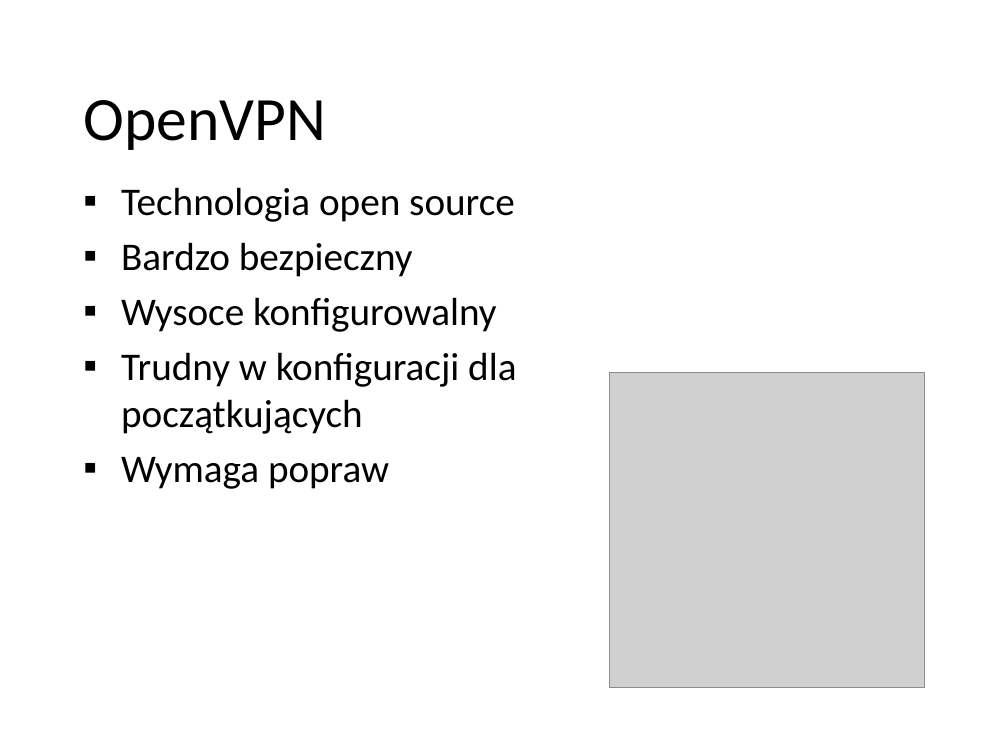
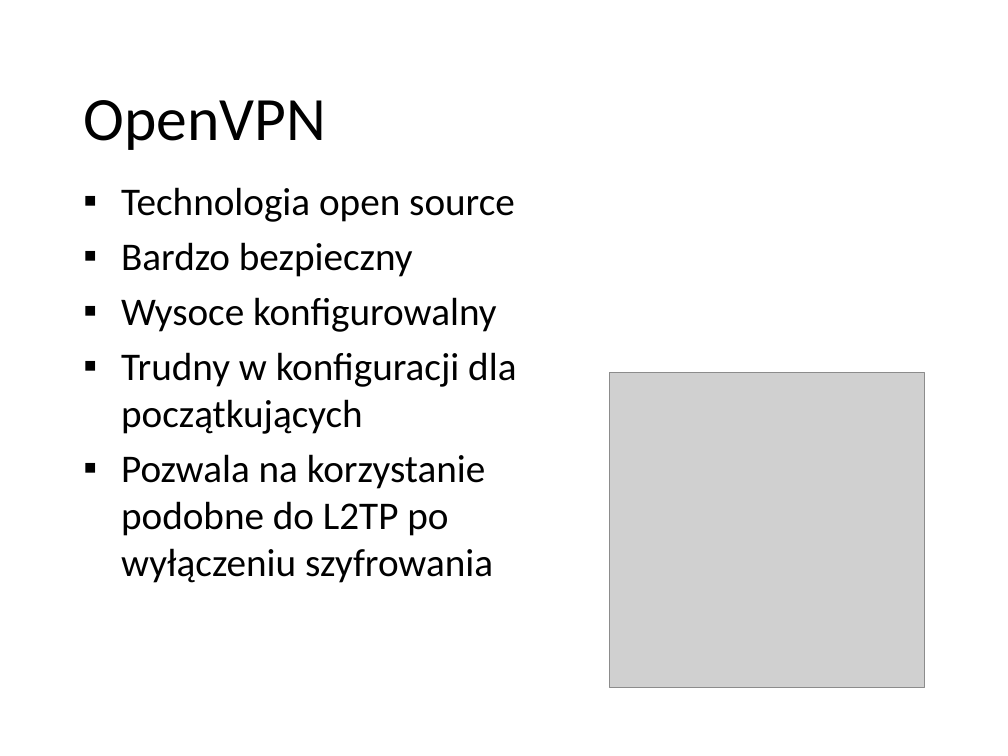
Before and after one commit to pwr227078/Reports, a slide deck: slide 11 of VPN/VPN.pptx (slide 12 before the commit). Drawn at 1008x756 pixels with LibreOffice and Linux fonts; fonts in the diff are those of the drawing; grey boxes stand for pictures; background and template pictures are left out. Boxes give left, top, right and bottom in pixels: in the first picture for what was removed or moved away, otherwise in the second. Text is boxed around its words. In the diff, an @@ line names an element or a change of style, - is before the commit and + after.

```diff
--- a/VPN/VPN.pptx
+++ b/VPN/VPN.pptx
@@ text at [121, 454, 493, 583]: text changed @@
-▪ Wymaga popraw
+▪ Pozwala na korzystanie podobne do L2TP po wyłączeniu szyfrowania
```
Also in this commit, not shown: 10 other slides changed, 1 slide added, 1 slide removed.
